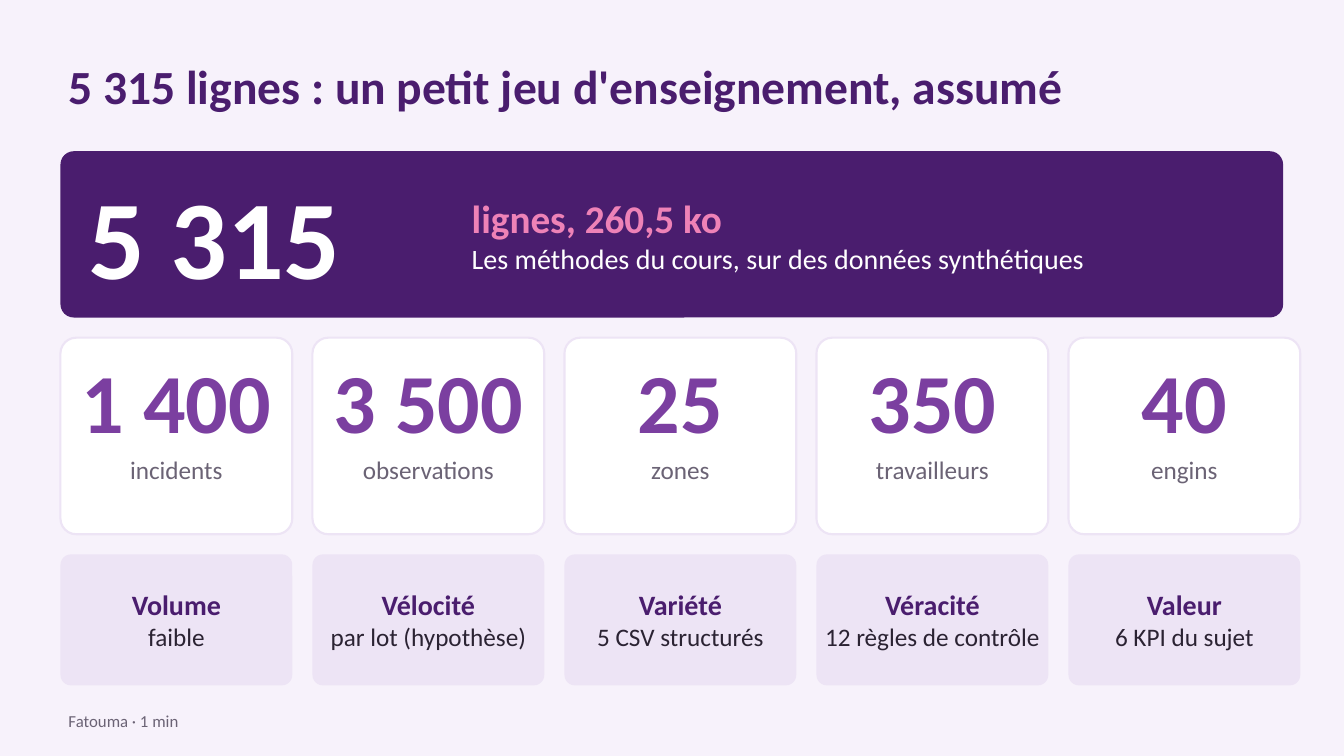
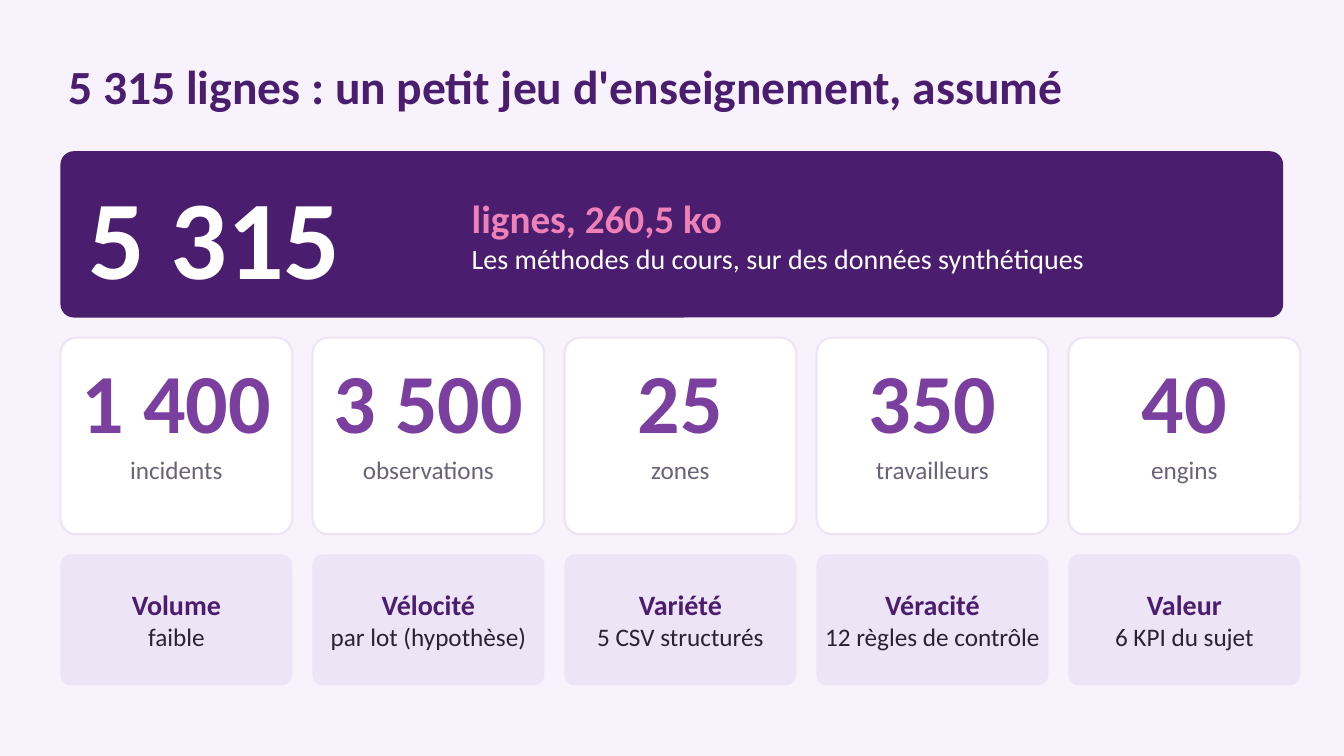
Before and after one commit to fatouu50/Port-Safety-Incident-Analytics-M2-IAMD-Gestion-des-Donn-es-Massives-, a slide deck: slide 3 of 09_PRESENTATION/presentation_projet11.pptx. Drawn at 1344x756 pixels with LibreOffice and Linux fonts; fonts in the diff are those of the drawing. Boxes give left, top, right and bottom in pixels: in the first picture for what was removed or moved away, otherwise in the second. Text is boxed around its words. In the diff, an @@ line names an element or a change of style, - is before the commit and + after.

```diff
--- a/09_PRESENTATION/presentation_projet11.pptx
+++ b/09_PRESENTATION/presentation_projet11.pptx
@@ text removed at <box>68,715,178,727</box> @@
-Fatouma · 1 min
```
Also in this commit, not shown: 9 other slides changed, 1 slide added, 1 slide removed.
